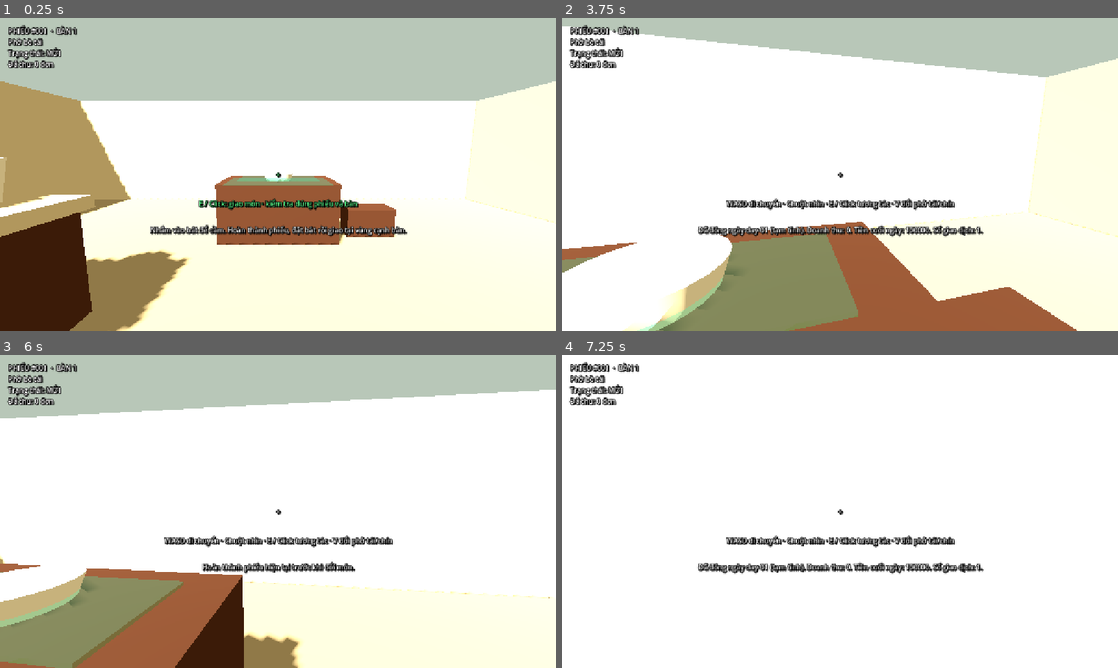
Above: before the commit, frames 1-4 (two rows, left to right).
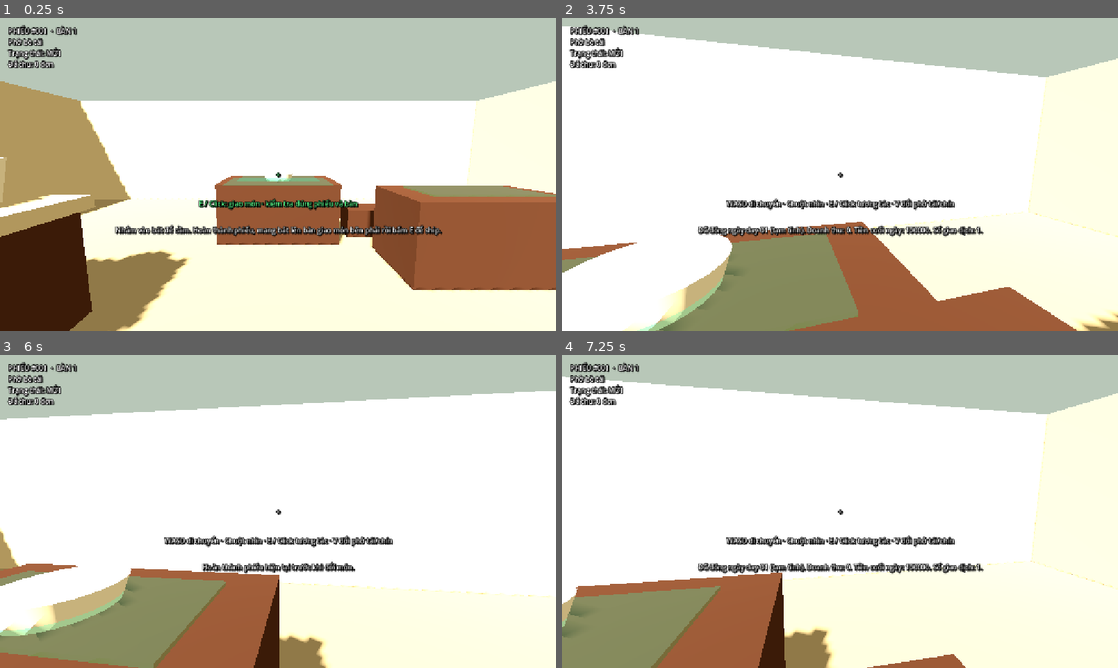
Above: after the commit, the same moments.

Repository: 24021368-DucAnh/Pho_Dau_Ngo
Game: Godot game, scene res://scenes/main.tscn
Same seed, same stepped clock (60 frames per second), same inputs: the game is played once before the commit and once after it.
Inputs (mouse positions are in pixels of both pictures, inside the frame that each line leads up to):
- Up to frame 1 (0.25 s): no input
- Up to frame 2 (3.75 s): tap Enter at 0.5 s; move the mouse to (867, 174) at 0.52 s; hold C (close_day) 0.53-1.28 s; hold W (move_forward) from 0.53 s (still down); tap T every 0.75 s from 1.25 to 3.5 s; move the mouse to (812, 174) at 1.27 s; tap E (interact) at 1.35 s; move the mouse to (851, 168) at 2.02 s; press the mouse at (851, 168) at 2.03 s; move the mouse to (834, 180) at 2.77 s; release the mouse at (834, 180) at 2.78 s; tap V at 2.85 s; move the mouse to (878, 177) at 3.52 s; hold C (close_day) from 3.53 s (still down)
- Up to frame 3 (6 s): tap T at 4.25 s; move the mouse to (233, 508) at 4.27 s; release C (close_day) at 4.28 s; tap E (interact) at 4.35 s; move the mouse to (283, 511) at 5.02 s; press the mouse at (283, 511) at 5.03 s; move the mouse to (255, 505) at 5.77 s; release W (move_forward) at 5.78 s; release the mouse at (255, 505) at 5.78 s; hold D (move_right) from 5.78 s (still down); tap V at 5.85 s
- Up to frame 4 (7.25 s): move the mouse to (867, 511) at 6.52 s; release D (move_right) at 6.53 s; hold W (move_forward) from 6.53 s (still down); hold C (close_day) from 6.53 s (still down)

The runs differ from the first frame. In frame 1, 11% of the frame differs, in the area x 20-100%, y 53-88%; in frame 2, 0.3%; in frame 3, 12%; in frame 4, 40%, in the area x 0-100%, y 0-100%.

Commit message:
feat: add ShipTable delivery table
- New ShipTable on the right side of the room with a green ShipZone on top, so delivery has a visible, named destination.
- Placing a ready bowl on ShipZone serves it immediately in the same interaction (order READY -> SERVED, Ledger sale posted once). Placing an incomplete bowl on ShipZone still just places it, so the player can pick it back up and finish it.
- ShipZone is toggled together with the customer-table PlacementZone: active only while a bowl is held.
- HUD prompt and startup status now name the ship table as the delivery destination. The old customer-table placement and aim-at-bowl serve paths are kept as fallbacks.

Diff:
--- a/game/scenes/main.tscn
+++ b/game/scenes/main.tscn
@@ -285,6 +285,33 @@
 
 [node name="StoolCollision" type="CollisionShape3D" parent="CustomerStoolProxy"]
 shape = SubResource("BoxShape3D_stool")
+
+[node name="ShipTable" type="StaticBody3D" parent="."]
+transform = Transform3D(1, 0, 0, 0, 1, 0, 0, 0, 1, 2.5, 0.5, -1.6)
+
+[node name="MeshInstance3D" type="MeshInstance3D" parent="ShipTable"]
+material_override = SubResource("StandardMaterial3D_table")
+mesh = SubResource("BoxMesh_table")
+
+[node name="CollisionShape3D" type="CollisionShape3D" parent="ShipTable"]
+shape = SubResource("BoxShape3D_table")
+
+[node name="ShipZone" type="Area3D" parent="."]
+transform = Transform3D(1, 0, 0, 0, 1, 0, 0, 0, 1, 2.5, 1, -1.6)
+collision_layer = 2
+collision_mask = 0
+script = ExtResource("3_zone")
+
+[node name="CollisionShape3D" type="CollisionShape3D" parent="ShipZone"]
+shape = SubResource("BoxShape3D_zone")
+
+[node name="PlacementMarker" type="Marker3D" parent="ShipZone"]
+transform = Transform3D(1, 0, 0, 0, 1, 0, 0, 0, 1, 0, 0.06, 0)
+
+[node name="ZoneVisual" type="MeshInstance3D" parent="ShipZone"]
+transform = Transform3D(1, 0, 0, 0, 1, 0, 0, 0, 1, 0, 0.02, 0)
+material_override = SubResource("StandardMaterial3D_zone")
+mesh = SubResource("BoxMesh_zone")
 
 [node name="DeliveryZone" type="Area3D" parent="."]
 transform = Transform3D(1, 0, 0, 0, 1, 0, 0, 0, 1, 0, 1.1, -1.85)
--- a/game/scripts/player_controller.gd
+++ b/game/scripts/player_controller.gd
@@ -21,6 +21,7 @@
 @onready var camera: Camera3D = $Camera3D
 @onready var raycast: RayCast3D = $Camera3D/RayCast3D
 @onready var placement_zone: PlacementZone = $"../PlacementZone"
+@onready var ship_zone: PlacementZone = $"../ShipZone"
 @onready var inventory: InventoryService = $"../Inventory"
 @onready var crosshair_label: Label = $HUD/Center/Crosshair
 @onready var prompt_label: Label = $HUD/Center/Prompt
@@ -48,7 +49,7 @@
 		status_label.text = String(created_order.get("message", "Không thể tạo đơn đầu tiên."))
 	order_manager.order_changed.connect(_on_order_changed)
 	_refresh_order_ticket()
-	status_label.text = "Nhắm vào bát để cầm. Hoàn thành phiếu, đặt bát rồi giao tại vùng cạnh bàn."
+	status_label.text = "Nhắm vào bát để cầm. Hoàn thành phiếu, mang bát lên bàn giao món bên phải rồi bấm E để ship."
 	# M6 wiring: open the day with the Ledger, then point ServingService at
 	# the same Ledger and day. If wiring fails, the game keeps the previous
 	# behaviour (serving without a Ledger movement) instead of crashing, and
@@ -156,8 +157,12 @@
 				var order := order_manager.get_order(current_order_id)
 				if int(order.get("status", -1)) == OrderManager.OrderStatus.PREPARING:
 					order_manager.transition_order(current_order_id, OrderManager.OrderStatus.READY)
-			if placed_bowl.is_ready_to_serve():
-				status_label.text = "Đã đặt bát đúng vùng trên bàn. Nhắm vào bát và bấm E để giao món."
+			if target.name == "ShipZone" and placed_bowl.is_ready_to_serve():
+				var ship_result := serving_service.serve_order(placed_bowl, order_manager, current_order_id, current_table_id, PROVISIONAL_SALE_PRICE)
+				status_label.text = String(ship_result.get("message", "Không thể giao món."))
+				_refresh_order_ticket()
+			elif placed_bowl.is_ready_to_serve():
+				status_label.text = "Đã đặt bát đúng vùng trên bàn. Mang bát lên bàn giao món bên phải, hoặc nhắm vào bát và bấm E để giao món."
 			else:
 				status_label.text = "Đã đặt bát đúng vùng trên bàn, nhưng bát chưa đủ bước. Cầm lại bát để làm tiếp."
 		else:
@@ -233,7 +238,10 @@
 			prompt_label.modulate = prompt_color
 			crosshair_label.modulate = prompt_color
 		elif target is PlacementZone:
-			prompt_label.text = "E / Click: đặt bát vào vùng xanh"
+			if target.name == "ShipZone":
+				prompt_label.text = "E / Click: đặt bát lên bàn giao món để ship"
+			else:
+				prompt_label.text = "E / Click: đặt bát vào vùng xanh"
 			prompt_label.modulate = Color(0.35, 1.0, 0.55)
 			crosshair_label.modulate = Color(0.35, 1.0, 0.55)
 		else:
@@ -265,6 +273,7 @@
 
 func _set_placement_zone_active(active: bool) -> void:
 	placement_zone.collision_layer = 2 if active else 0
+	ship_zone.collision_layer = 2 if active else 0
 
 
 func _on_order_changed(_order_id: StringName, _order: Dictionary) -> void:
